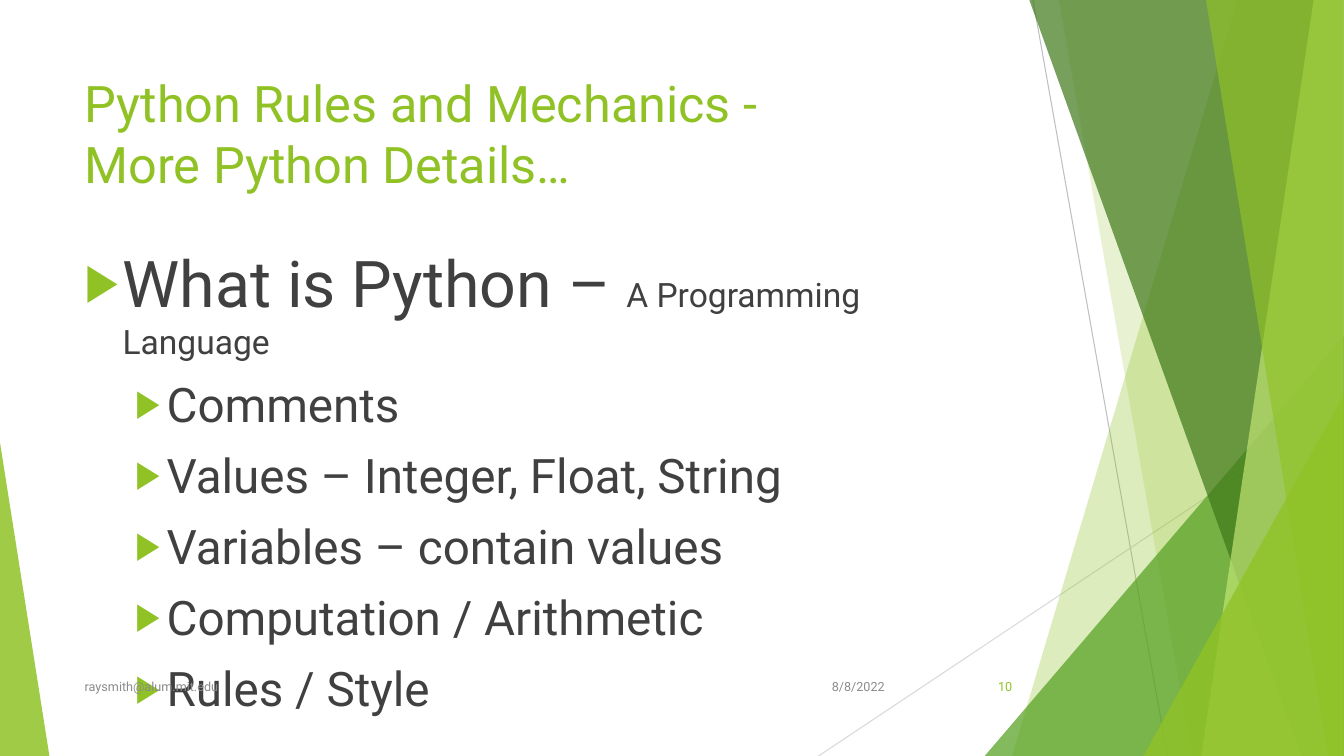
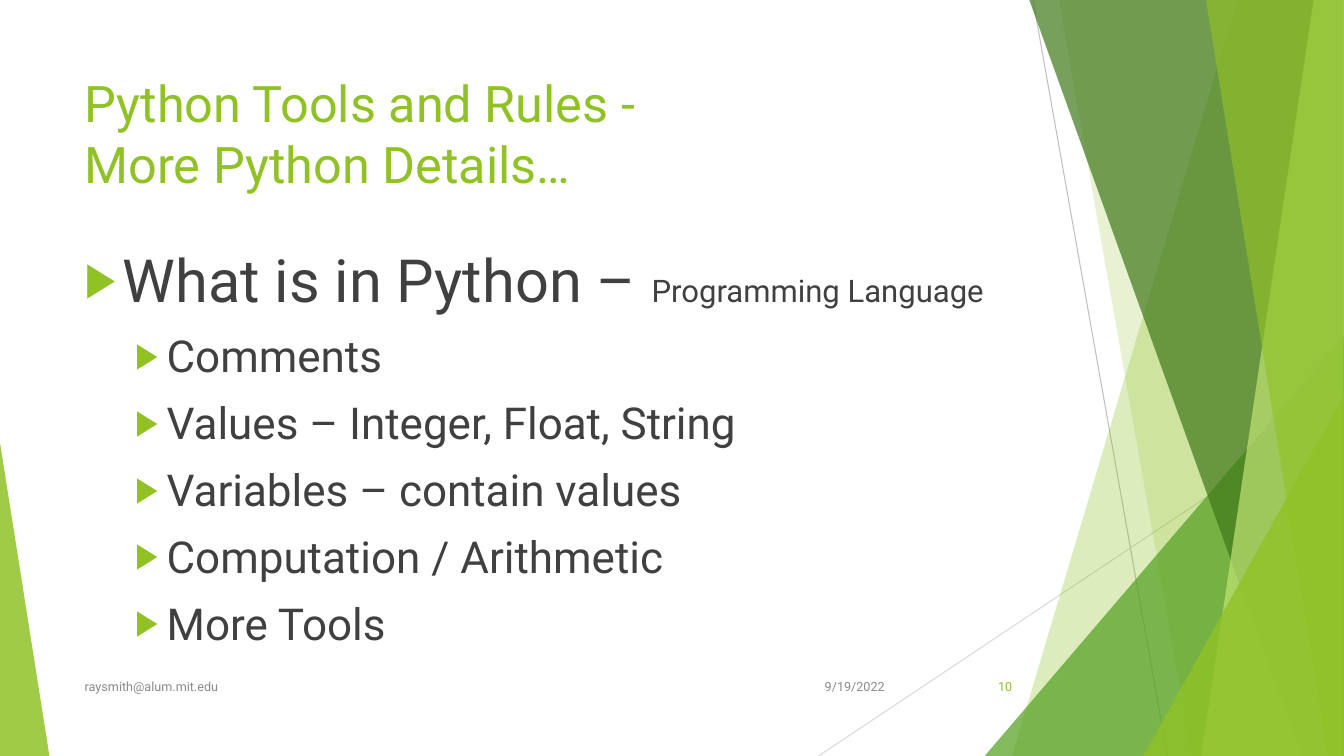
Before and after one commit to raysmith619/Introduction-To-Programming, a slide deck: slide 10 of presentation/Class_2_Ideas_Tools_Functions/Class2_Ideas_Tools_Functions.pptx. Drawn at 1344x756 pixels with LibreOffice and Linux fonts; fonts in the diff are those of the drawing. Boxes give left, top, right and bottom in pixels: in the first picture for what was removed or moved away, otherwise in the second. Text is boxed around its words. In the diff, an @@ line names an element or a change of style, - is before the commit and + after.

```diff
--- a/presentation/Class_2_Ideas_Tools_Functions/Class2_Ideas_Tools_Functions.pptx
+++ b/presentation/Class_2_Ideas_Tools_Functions/Class2_Ideas_Tools_Functions.pptx
@@ title at (85, 84, 609, 194): text changed @@
-Python Rules and Mechanics -
-More Python Details…
+Python Tools and Rules -
+More Python Details…
@@ text at (123, 257, 984, 315): text changed; size 24 to 22.2 pt @@
-▶ What is Python – A Programming Language
+▶ What is in Python – Programming Language
@@ text at (167, 340, 736, 582): size 34 to 31.4 pt in "Comments", "Values – Integer, Float, String", "Variables – contain values", "Computation / Arithmetic" @@
@@ text at (167, 607, 386, 641): text changed; size 34 to 31.4 pt @@
-  ▶ Rules / Style
+  ▶ More Tools
@@ text at (825, 682, 885, 692): text changed @@
-8/8/2022
+9/19/2022
```
Also in this commit, not shown: 50 other slides changed, 3 slides added.
